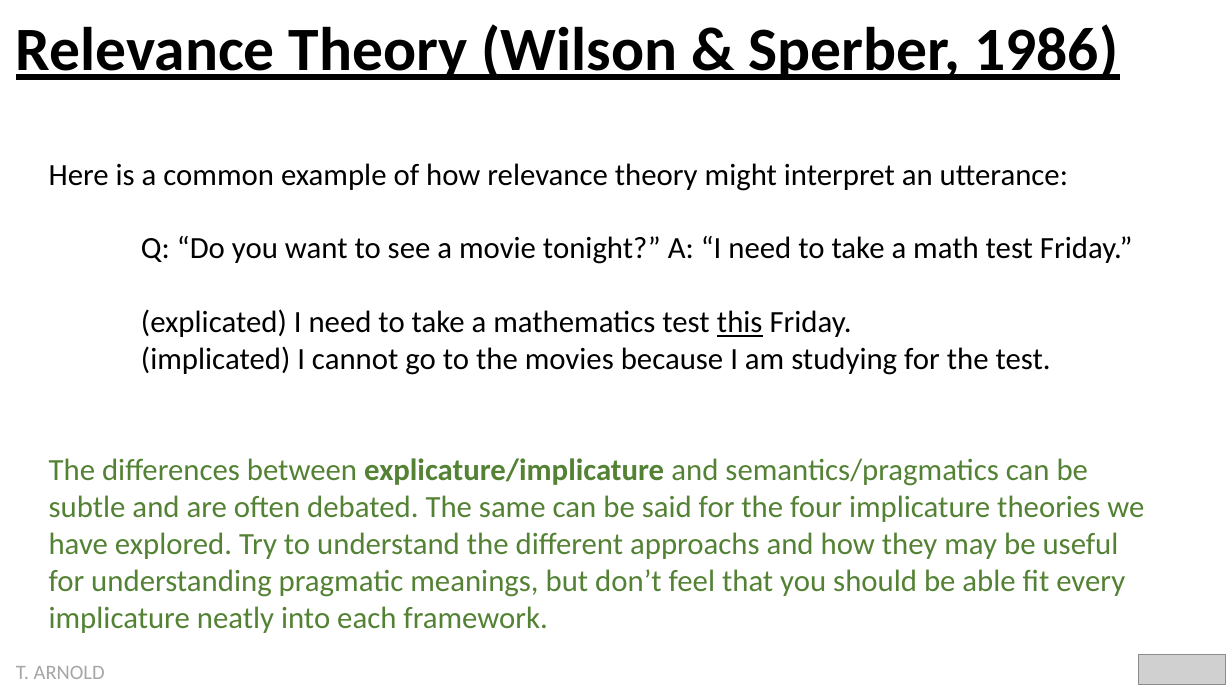
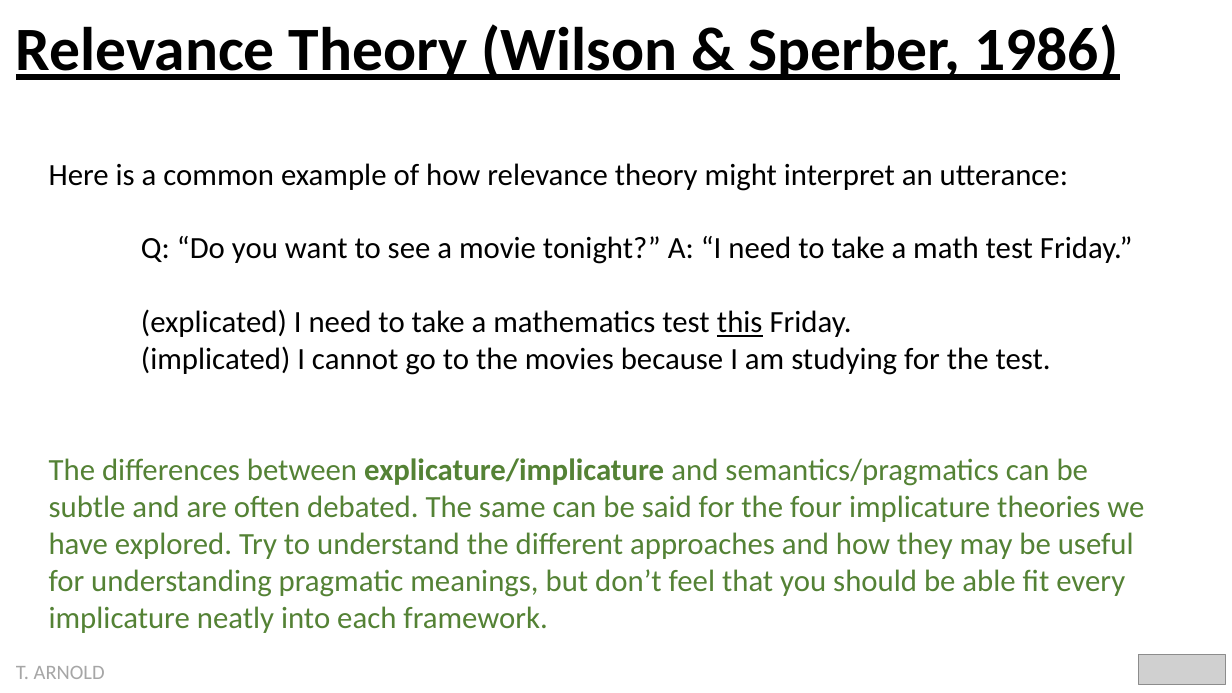
Before and after one commit to statsmaths/ling297-f22, a slide deck: slide 14 of extra/implicature.pptx. Drawn at 1232x693 pixels with LibreOffice and Linux fonts; fonts in the diff are those of the drawing; grey boxes stand for pictures. Boxes give left, top, right and bottom in pixels: in the first picture for what was removed or moved away, otherwise in the second. Text is boxed around its words. In the diff, an @@ line names an element or a change of style, - is before the commit and + after.

```diff
--- a/extra/implicature.pptx
+++ b/extra/implicature.pptx
@@ text at [49,458,1144,633]: text changed @@
-The differences between explicature/implicature and semantics/pragmatics can be subtle and are often debated. The same can be said for the four implicature theories we have explored. Try to understand the different approachs and how they may be useful for understanding pragmatic meanings, but don’t feel that you should be able fit every implicature neatly into each framework.
+The differences between explicature/implicature and semantics/pragmatics can be subtle and are often debated. The same can be said for the four implicature theories we have explored. Try to understand the different approaches and how they may be useful for understanding pragmatic meanings, but don’t feel that you should be able fit every implicature neatly into each framework.
```
Also in this commit, not shown: 4 other slides changed, 1 other file.
